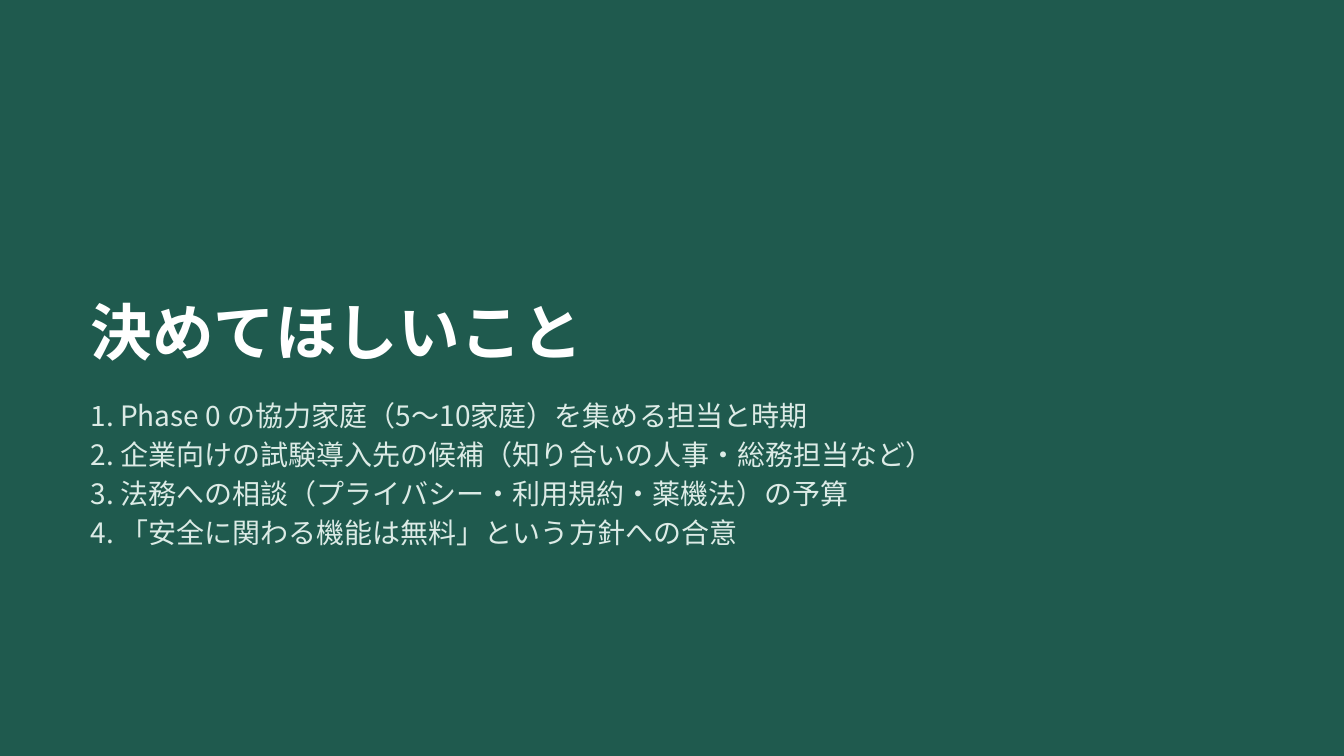
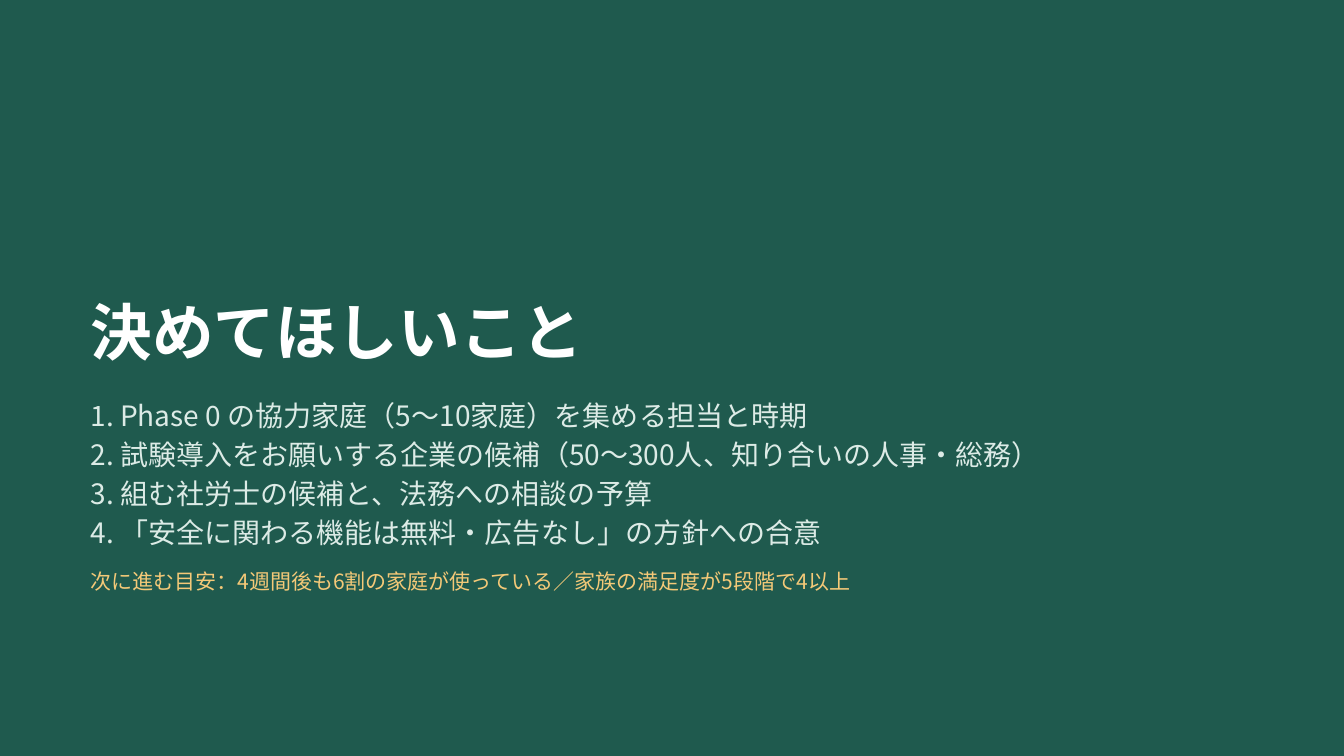
Before and after one commit to sakurabloomyou/Sunplaza-supermarket, a slide deck: slide 10 of minnanokyou-business/minnanokyou_monetization_plan.pptx (slide 14 before the commit). Drawn at 1344x756 pixels with LibreOffice and Linux fonts; fonts in the diff are those of the drawing. Boxes give left, top, right and bottom in pixels: in the first picture for what was removed or moved away, otherwise in the second. Text is boxed around its words. In the diff, an @@ line names an element or a change of style, - is before the commit and + after.

```diff
--- a/minnanokyou-business/minnanokyou_monetization_plan.pptx
+++ b/minnanokyou-business/minnanokyou_monetization_plan.pptx
@@ text at box(91, 441, 1039, 591): text changed @@
-2. 企業向けの試験導入先の候補（知り合いの人事・総務担当など）
-3. 法務への相談（プライバシー・利用規約・薬機法）の予算
-4. 「安全に関わる機能は無料」という方針への合意
+2. 試験導入をお願いする企業の候補（50〜300人、知り合いの人事・総務）
+3. 組む社労士の候補と、法務への相談の予算
+4. 「安全に関わる機能は無料・広告なし」の方針への合意
+次に進む目安：4週間後も6割の家庭が使っている／家族の満足度が5段階で4以上
```
Also in this commit, not shown: 6 other slides changed, 3 slides added, 8 slides removed, 1 other file.
